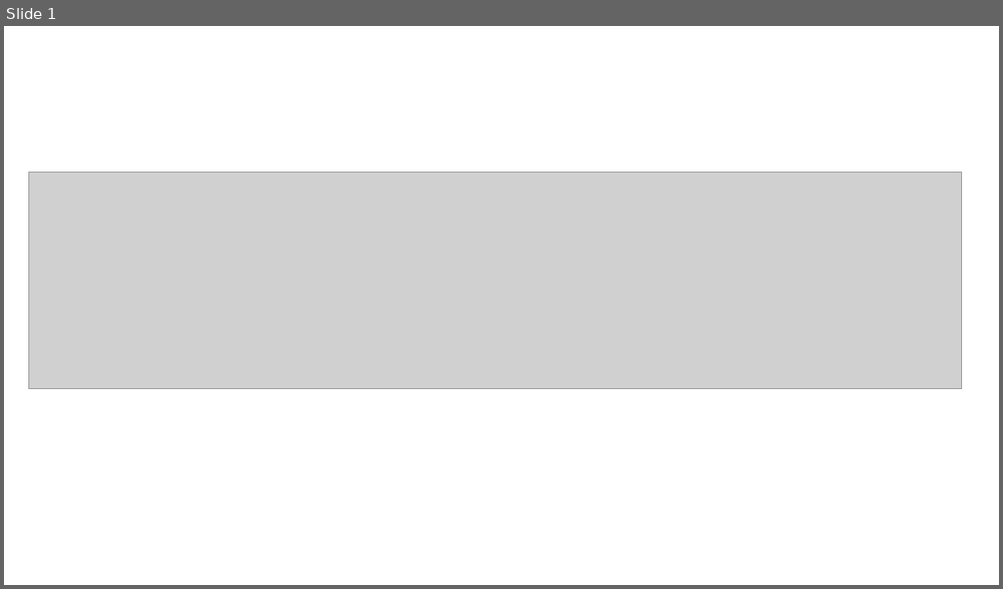
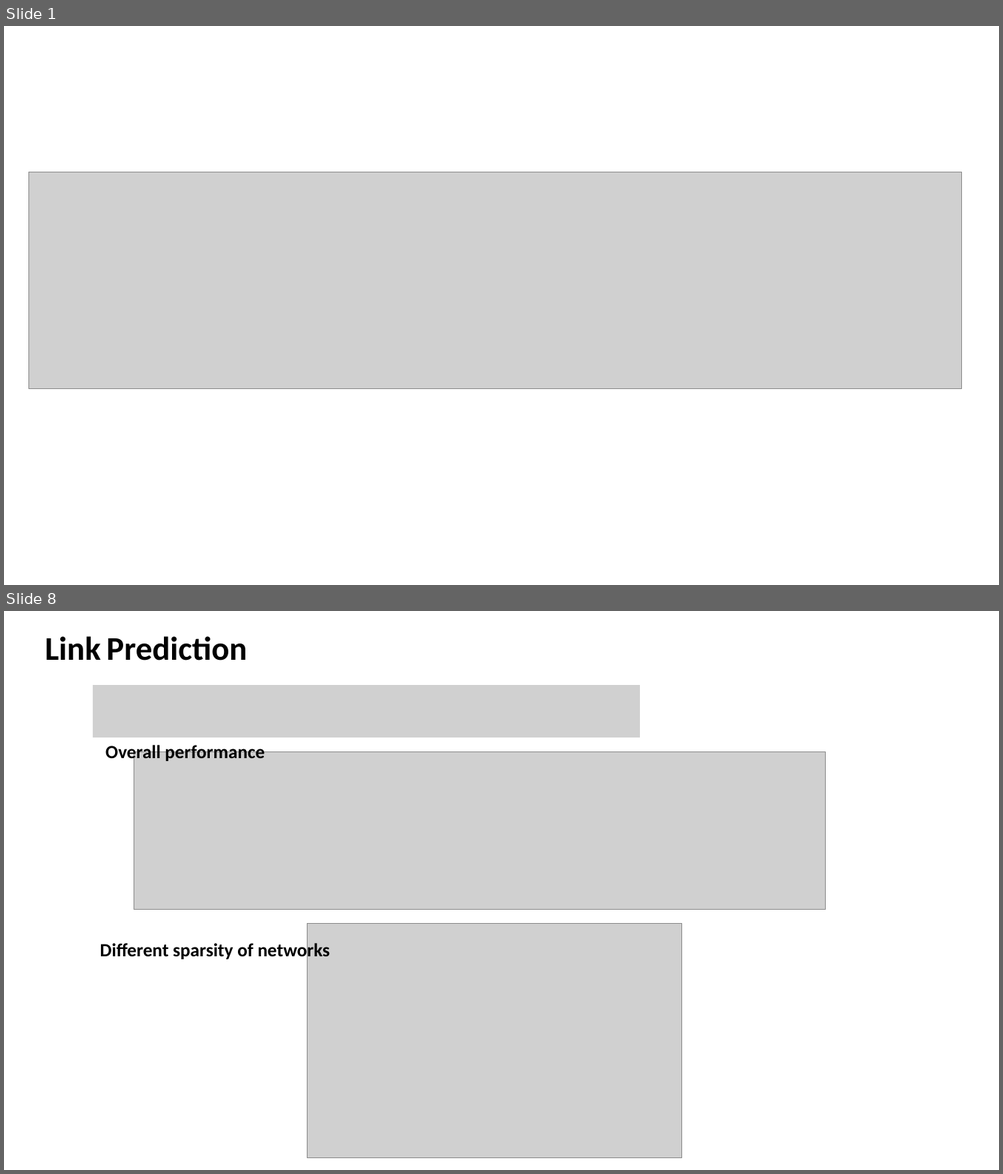
Before and after one commit to Tigerrr07/GNN-tiger, a slide deck: 4_SDNE/SDNEppt.pptx. Shown one above the other, each under a label of ours: slide 1 before the commit, slides 1 and 8 after it; the slides between them are not shown. The pictures are 1003x589 and 1003x1174 pixels, drawn with LibreOffice and Linux fonts; fonts in the diff are those of the drawing; grey boxes stand for pictures. Boxes give left, top, right and bottom in pixels: in the first picture for what was removed or moved away, otherwise in the second. Text is boxed around its words. In the diff, an @@ line names an element or a change of style, - is before the commit and + after.

```diff
--- a/4_SDNE/SDNEppt.pptx
+++ b/4_SDNE/SDNEppt.pptx
@@ slide 8 added at bbox=[4, 611, 999, 1170], background #FFFFFF @@
@@ text added at bbox=[45, 636, 247, 661], 32 pt, text #000000, bold @@
+Link Prediction
@@ picture added at bbox=[93, 685, 640, 738] @@
@@ text added at bbox=[105, 743, 264, 763], 18 pt, text #000000, bold @@
+Overall performance
@@ picture added at bbox=[134, 752, 825, 909] @@
@@ text added at bbox=[100, 942, 330, 962], 18 pt, text #000000, bold @@
+Different sparsity of networks
@@ picture added at bbox=[307, 923, 681, 1159] @@
```
Also in this commit, not shown: 1 slide changed, 7 other slides added, 1 slide removed, 2 other files.
